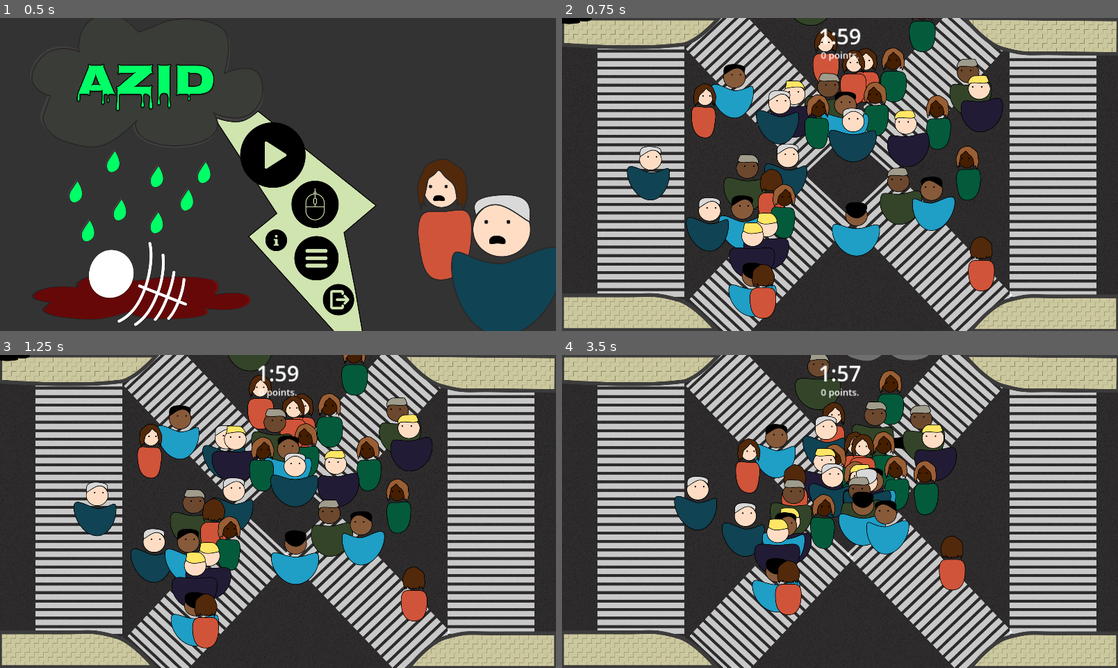
Above: before the commit, frames 1-4 (two rows, left to right).
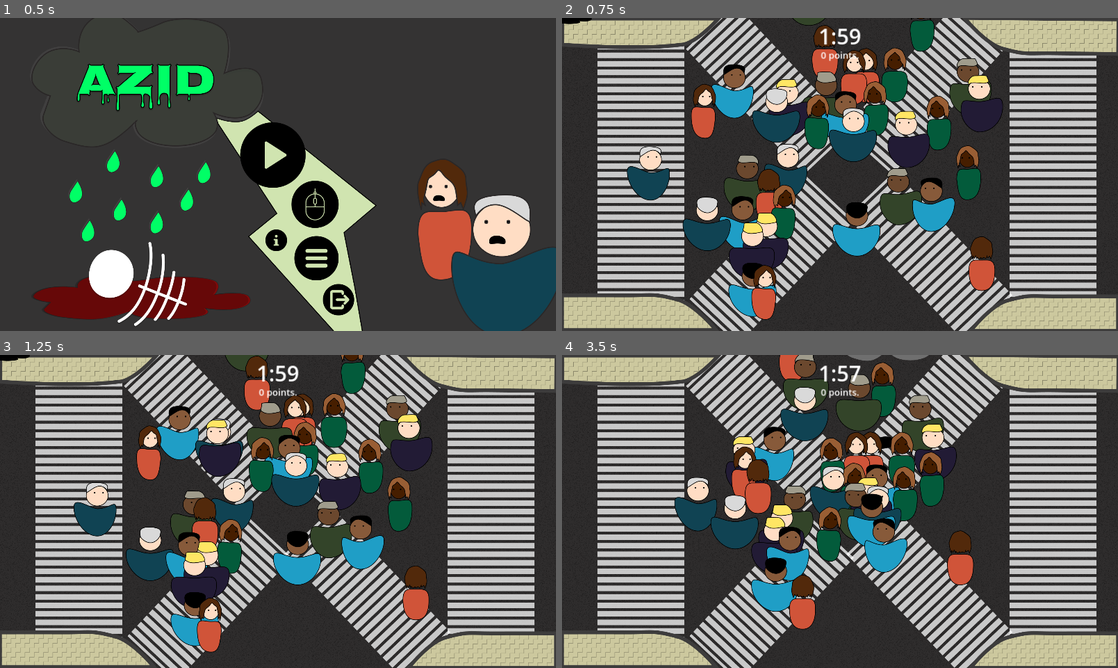
Above: after the commit, the same moments.

Repository: wetrustinprize/trijam-268
Game: Godot game, scene res://scenes/main_menu.tscn
Two runs of this game, one before a commit and one after it. Both use one fixed random seed, a clock stepped at 60 frames per second and the inputs below. Sound files missing from this copy of the repository are replaced by a short silence.
Inputs (mouse positions are in pixels of both pictures, inside the frame that each line leads up to):
- Up to frame 1 (0.5 s): no input
- Up to frame 2 (0.75 s): click (834, 155) at 0.5 s
- Up to frame 3 (1.25 s): no input
- Up to frame 4 (3.5 s): move the mouse to (962, 495) at 1.27 s; click (962, 495) at 1.42 s; move the mouse to (728, 527) at 2.02 s; click (728, 527) at 2.17 s; move the mouse to (895, 442) at 2.77 s; click (895, 442) at 2.92 s

Frame 1 is identical in both runs. In frame 2, 3.9% of the frame differs, in the area x 11-78%, y 0-97%; in frame 3, 8.0%; in frame 4, 16%, in the area x 20-74%, y 0-88%.

Commit message:
feat: score system

Diff:
--- /dev/null
+++ b/EndGameGUI.gd
@@ -0,0 +1,17 @@
+extends CanvasLayer
+
+@onready var score_label = get_node("Panel/Score")
+@onready var best_score_label = get_node("Panel/BestScore")
+
+func _ready():
+	GameManager.Instance.game_over.connect(on_game_over)
+
+func on_game_over():
+	score_label.text = str(GameManager.Instance.score) + " points"
+	best_score_label.text = str(GameManager.Instance.player_data.best_score) + " points"
+
+func _on_try_again_button_pressed():
+	get_tree().change_scene_to_file("res://scenes/game.tscn")
+
+func _on_quit_button_pressed():
+	get_tree().quit()
--- a/GUI.gd
+++ b/GUI.gd
@@ -18,4 +18,4 @@
 		timer_label.text = str(minutes) + ":0" + str(seconds)
 
 func human_died():
-	points_label.text = str(GameManager.Instance.points) + " points."
+	points_label.text = str(GameManager.Instance.score) + " points."
--- a/GameManager.gd
+++ b/GameManager.gd
@@ -5,12 +5,17 @@
 @onready var spawn_center: Node2D = get_node("Spawn Center")
 @onready var humans_node: Node = get_node("Humans")
 
+@onready var gui_canvas: CanvasLayer = get_node("GUI")
+@onready var end_game_canvas: CanvasLayer = get_node("EndGameGUI")
+
 @export var human_scene: PackedScene
+
+var player_data: PlayerData
 
 signal human_died
 signal game_over
 
-var points: int = 0;
+var score: int = 0;
 
 var initial_spawn_min_radius: float = 300
 var initial_spawn_max_radius: float = 800
@@ -24,9 +29,10 @@
 
 var time: float = 2 * 60
 
-func _ready():
+func _init():
 	Instance = self
 
+func _ready():
 	human_died.connect(add_score)
 	human_died.connect(create_new_humans)
 
@@ -37,6 +43,11 @@
 		humans_node.add_child(instance)
 		humans.append(instance)
 
+	player_data = load("user://player_data.tres")
+
+	if player_data == null:
+		player_data = PlayerData.new()
+
 func _process(delta):
 	if is_game_over: return
 
@@ -45,15 +56,18 @@
 	if time <= 0:
 		is_game_over = true
 		game_over.emit()
+		on_game_over()
 
-		Cloud.Instance.queue_free()
+func on_game_over():
+	gui_canvas.hide()
+	end_game_canvas.show()
 
-		for human in humans:
-			if human == TYPE_NIL: return
-			human.queue_free()
+	if score > player_data.best_score:
+		player_data.best_score = score
+		ResourceSaver.save(player_data, "user://player_data.tres")
 
 func add_score():
-	points += 5;
+	score += 5;
 
 func create_new_humans():
 	for i in range(5):
--- /dev/null
+++ b/PlayerData.gd
@@ -0,0 +1,3 @@
+class_name PlayerData extends Resource
+
+@export var best_score: int = 0
--- a/actors/Cloud.gd
+++ b/actors/Cloud.gd
@@ -19,8 +19,11 @@
 
 var state = CLOUD_STATE.MOVING;
 
+func _init():
+	Instance = self
+
 func _ready():
-	Instance = self
+	GameManager.Instance.game_over.connect(on_game_over)
 
 func _input(event):
 	if event is InputEventMouseButton:
@@ -34,6 +37,9 @@
 
 	if event is InputEventMouseMotion:
 		position = event.position
+
+func on_game_over():
+	queue_free()
 
 func change_state(new_state):
 	match new_state:
--- a/actors/Human.gd
+++ b/actors/Human.gd
@@ -9,7 +9,7 @@
 @onready var acid_sfx: AudioStreamPlayer2D = get_node("Burn")
 
 var min_radius: float = 100
-var max_radius: float = 300
+var max_radius: float = 1200
 
 var go_to: Vector2 = Vector2.ZERO
 
@@ -32,8 +32,12 @@
 
 	go_to = GameManager.Instance.get_random_point_from_spawn(min_radius, max_radius)
 
+	GameManager.Instance.game_over.connect(on_game_over)
 	Cloud.Instance.state_change.connect(cloud_change_state)
 	flee_timer.timeout.connect(enable_flee)
+
+func on_game_over():
+	queue_free()
 
 func cloud_change_state(new_state):
 	match new_state:
--- a/scenes/game.tscn
+++ b/scenes/game.tscn
@@ -1,16 +1,15 @@
-[gd_scene load_steps=7 format=3 uid="uid://cxhgcuip3a3xg"]
+[gd_scene load_steps=9 format=3 uid="uid://cxhgcuip3a3xg"]
 
 [ext_resource type="PackedScene" uid="uid://qk756sdi7lrc" path="res://actors/Cloud.tscn" id="1_oh4dd"]
 [ext_resource type="PackedScene" uid="uid://i88vd4iyfjrn" path="res://actors/Human.tscn" id="2_7p673"]
 [ext_resource type="Script" path="res://GameManager.gd" id="3_ninyn"]
 [ext_resource type="Script" path="res://GUI.gd" id="4_5riu0"]
 [ext_resource type="Texture2D" uid="uid://c6r674ku8nttn" path="res://sprites/game_map.png" id="5_m4i60"]
+[ext_resource type="Script" path="res://EndGameGUI.gd" id="5_uwr32"]
 [ext_resource type="AudioStream" uid="uid://6l03w07fjey" path="res://sounds/crowd_loop.wav" id="6_jsmp2"]
+[ext_resource type="Theme" uid="uid://b25nxwey3so66" path="res://theme.tres" id="7_1jfj3"]
 
 [node name="Game" type="Node2D"]
-
-[node name="Camera2D" type="Camera2D" parent="."]
-anchor_mode = 0
 
 [node name="GameManager" type="Node" parent="."]
 script = ExtResource("3_ninyn")
@@ -25,10 +24,10 @@
 
 [node name="Cloud" parent="GameManager/Humans" instance=ExtResource("1_oh4dd")]
 
-[node name="GUI" type="CanvasLayer" parent="."]
+[node name="GUI" type="CanvasLayer" parent="GameManager"]
 script = ExtResource("4_5riu0")
 
-[node name="Time" type="Label" parent="GUI"]
+[node name="Time" type="Label" parent="GameManager/GUI"]
 anchors_preset = 5
 anchor_left = 0.5
 anchor_right = 0.5
@@ -43,7 +42,7 @@
 horizontal_alignment = 1
 vertical_alignment = 1
 
-[node name="Points" type="Label" parent="GUI"]
+[node name="Points" type="Label" parent="GameManager/GUI"]
 anchors_preset = 5
 anchor_left = 0.5
 anchor_right = 0.5
@@ -57,6 +56,125 @@
 horizontal_alignment = 1
 vertical_alignment = 1
 
+[node name="EndGameGUI" type="CanvasLayer" parent="GameManager"]
+visible = false
+script = ExtResource("5_uwr32")
+
+[node name="DimBackground" type="Panel" parent="GameManager/EndGameGUI"]
+anchors_preset = 15
+anchor_right = 1.0
+anchor_bottom = 1.0
+grow_horizontal = 2
+grow_vertical = 2
+
+[node name="Panel" type="Panel" parent="GameManager/EndGameGUI"]
+anchors_preset = 8
+anchor_left = 0.5
+anchor_top = 0.5
+anchor_right = 0.5
+anchor_bottom = 0.5
+offset_left = -263.0
+offset_top = -181.0
+offset_right = 263.0
+offset_bottom = 181.0
+grow_horizontal = 2
+grow_vertical = 2
+theme = ExtResource("7_1jfj3")
+
+[node name="Top" type="Label" parent="GameManager/EndGameGUI/Panel"]
+layout_mode = 1
+anchors_preset = 5
+anchor_left = 0.5
+anchor_right = 0.5
+offset_left = -132.0
+offset_top = 13.0
+offset_right = 132.0
+offset_bottom = 77.0
+grow_horizontal = 2
+theme_override_font_sizes/font_size = 46
+text = "Game Over!"
+horizontal_alignment = 1
+vertical_alignment = 1
+
+[node name="Middle" type="Label" parent="GameManager/EndGameGUI/Panel"]
+layout_mode = 1
+anchors_preset = 5
+anchor_left = 0.5
+anchor_right = 0.5
+offset_left = -197.0
+offset_top = 77.0
+offset_right = 197.0
+offset_bottom = 141.0
+grow_horizontal = 2
+theme_override_font_sizes/font_size = 32
+text = "Your final score is"
+horizontal_alignment = 1
+vertical_alignment = 1
+
+[node name="Score" type="Label" parent="GameManager/EndGameGUI/Panel"]
+layout_mode = 1
+anchors_preset = 5
+anchor_left = 0.5
+anchor_right = 0.5
+offset_left = -197.0
+offset_top = 114.0
+offset_right = 197.0
+offset_bottom = 200.0
+grow_horizontal = 2
+theme_override_font_sizes/font_size = 62
+text = "3200 points"
+horizontal_alignment = 1
+vertical_alignment = 1
+
+[node name="Bottom" type="Label" parent="GameManager/EndGameGUI/Panel"]
+layout_mode = 1
+anchors_preset = 5
+anchor_left = 0.5
+anchor_right = 0.5
+offset_left = -197.0
+offset_top = 204.0
+offset_right = 197.0
+offset_bottom = 268.0
+grow_horizontal = 2
+theme_override_font_sizes/font_size = 32
+text = "Your best was"
+horizontal_alignment = 1
+vertical_alignment = 1
+
+[node name="BestScore" type="Label" parent="GameManager/EndGameGUI/Panel"]
+layout_mode = 1
+anchors_preset = 5
+anchor_left = 0.5
+anchor_right = 0.5
+offset_left = -197.0
+offset_top = 241.0
+offset_right = 197.0
+offset_bottom = 327.0
+grow_horizontal = 2
+theme_override_font_sizes/font_size = 62
+text = "3200 points"
+horizontal_alignment = 1
+vertical_alignment = 1
+
+[node name="TryAgainButton" type="Button" parent="GameManager/EndGameGUI"]
+offset_left = 790.0
+offset_top = 733.0
+offset_right = 962.0
+offset_bottom = 785.0
+theme = ExtResource("7_1jfj3")
+text = "Try again"
+
+[node name="QuitButton" type="Button" parent="GameManager/EndGameGUI"]
+offset_left = 985.0
+offset_top = 733.0
+offset_right = 1157.0
+offset_bottom = 785.0
+theme = ExtResource("7_1jfj3")
+text = "Quit"
+
+[node name="Camera2D" type="Camera2D" parent="."]
+anchor_mode = 0
+
 [node name="Sprite2D" type="Sprite2D" parent="."]
 z_index = -2
 texture = ExtResource("5_m4i60")
@@ -65,3 +183,6 @@
 [node name="AudioStreamPlayer" type="AudioStreamPlayer" parent="."]
 stream = ExtResource("6_jsmp2")
 autoplay = true
+
+[connection signal="pressed" from="GameManager/EndGameGUI/TryAgainButton" to="GameManager/EndGameGUI" method="_on_try_again_button_pressed"]
+[connection signal="pressed" from="GameManager/EndGameGUI/QuitButton" to="GameManager/EndGameGUI" method="_on_quit_button_pressed"]
--- /dev/null
+++ b/theme.tres
@@ -0,0 +1,23 @@
+[gd_resource type="Theme" load_steps=5 format=3 uid="uid://b25nxwey3so66"]
+
+[sub_resource type="StyleBoxFlat" id="StyleBoxFlat_fl526"]
+bg_color = Color(0.54902, 0.811765, 0.654902, 1)
+
+[sub_resource type="StyleBoxFlat" id="StyleBoxFlat_uogus"]
+bg_color = Color(0.6, 0.882353, 0.6, 1)
+
+[sub_resource type="StyleBoxFlat" id="StyleBoxFlat_omug7"]
+bg_color = Color(0.6, 1, 0.254902, 1)
+
+[sub_resource type="StyleBoxFlat" id="StyleBoxFlat_vfhoi"]
+bg_color = Color(0.6, 0.882353, 0.6, 1)
+
+[resource]
+Button/colors/font_color = Color(0, 0, 0, 1)
+Button/colors/font_focus_color = Color(0, 0, 0, 1)
+Button/colors/font_hover_color = Color(0.109804, 0.333333, 0.109804, 1)
+Button/colors/font_pressed_color = Color(0, 0.105882, 0, 1)
+Button/styles/hover = SubResource("StyleBoxFlat_fl526")
+Button/styles/normal = SubResource("StyleBoxFlat_uogus")
+Button/styles/pressed = SubResource("StyleBoxFlat_omug7")
+Panel/styles/panel = SubResource("StyleBoxFlat_vfhoi")
